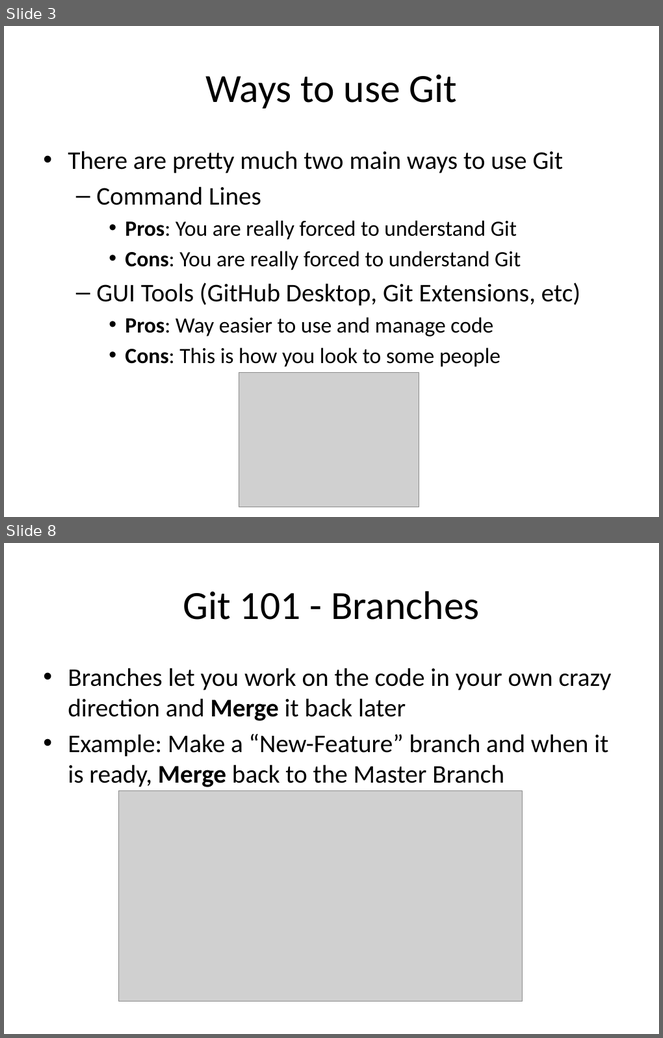
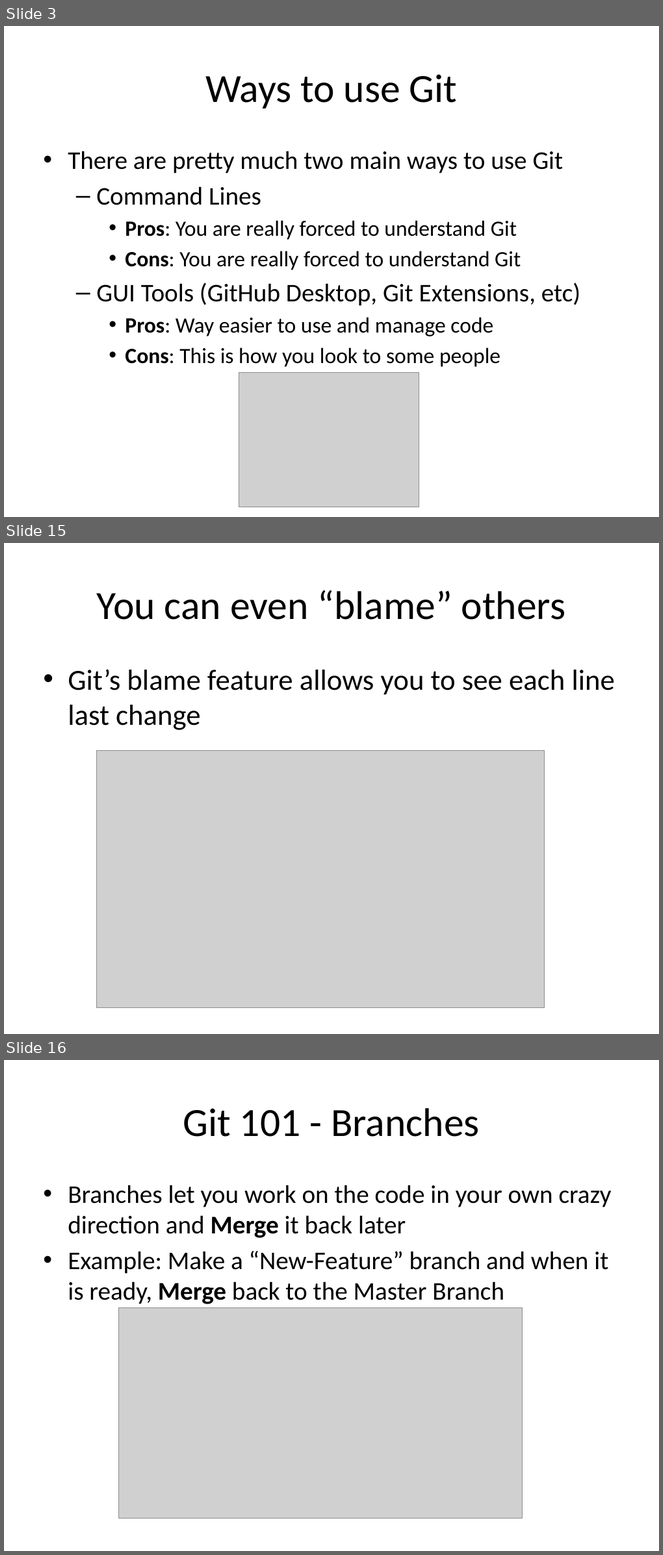
Before and after one commit to sjfricke/IEEE-Mini-Projects-UW-Madison, a slide deck: Tutorial/PowerPoint Versions/Git and using GitHub.pptx. Shown one above the other, each under a label of ours: slides 3 and 8 before the commit, slides 3, 15 and 16 after it; the slides between them are not shown. The pictures are 663x1038 and 663x1555 pixels, drawn with LibreOffice and Linux fonts; fonts in the diff are those of the drawing; grey boxes stand for pictures. Boxes give left, top, right and bottom in pixels: in the first picture for what was removed or moved away, otherwise in the second. Text is boxed around its words. In the diff, an @@ line names an element or a change of style, - is before the commit and + after.

```diff
--- a/Tutorial/PowerPoint Versions/Git and using GitHub.pptx
+++ b/Tutorial/PowerPoint Versions/Git and using GitHub.pptx
@@ slide 15 added at (4, 543, 659, 1034), background #FFFFFF @@
@@ title added at (97, 590, 566, 620), 44 pt, text #000000 @@
+You can even “blame” others
@@ text added at (68, 669, 615, 730), 32 pt, text #000000 @@
+• Git’s blame feature allows you to see each line last change
@@ picture added at (97, 751, 545, 1008) @@
@@ what was slide 8 is now slide 16 @@
```
Also in this commit, not shown: 6 slides changed, 15 other slides added, 2 other files.
